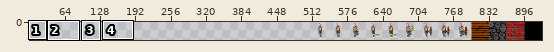
File history of a sprite sheet, spritesheet.png. Above: a wide view before the commit, with the close-up outlined.
Close-up. Before the commit:
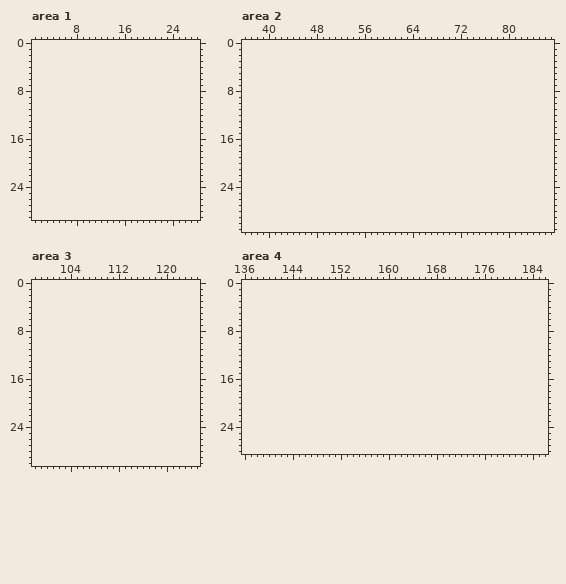
The file is 416x32 pixels. Colours within 5 levels of each other are drawn and written as one. Shown: area 1: x 1..28, y 0..29; area 2: x 36..87, y 0..31; area 3: x 98..125, y 0..30; area 4: x 136..186, y 0..28. The old version is drawn lined up with the new one, on the new canvas. The wide view leaves out empty margins. The commit also changed other parts of the picture, which this record leaves out.
Palette (. is transparent): 
Once edited:
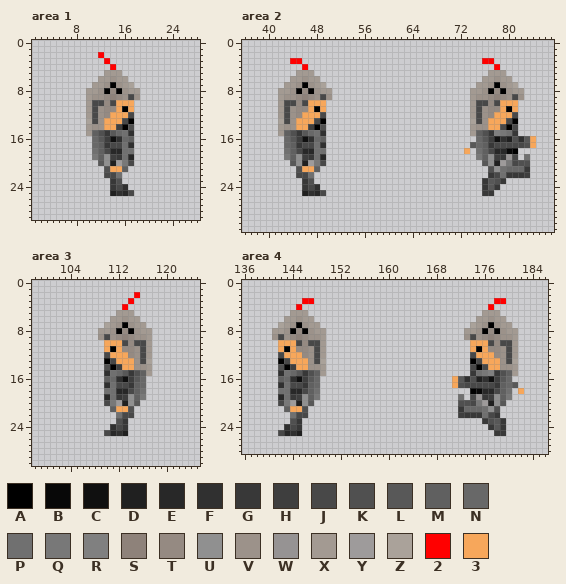
Colours new in this view: A #000000  B #080808  C #101010  D #202020  E #282828  F #303030  G #383838  H #3e3e3e  J #484848  K #505050  L #585858  M #606060  N #686868  P #707070  Q #787878  R #808080  S #8e827a  T #958a82  U #909090  V #9c928a  W #969393  X #a39a92  Y #9e9b9b  Z #aaa29a  2 #ff0000  3 #f7a75b
The edit:
canvas 416x32 -> 928x32, the old top-left corner now at 512,0
Changed rows in their new state; - is an unchanged pixel.
Area 1:
first column x 10:
 2 --2------
 3 ---2-----
 4 ----2----
 5 ---XXX---
 6 --XXVXX--
 7 -XXVAVXZ-
 8 XXVATAVXX
 9 XVVTSTVJV
10 XJJTJ333-
11 XJVTT3A3-
12 XJVT333J-
13 ZJV333JA-
14 XVV33HAK-
15 XMKGLNPF-
16 -NLHCFNM-
17 -NMGJJPF-
18 -PMJEEPP-
19 -QMUHGPE-
20 --LUDYQJ-
21 ---K33M--
22 ---JJP---
23 ----GK---
24 ----GJF--
25 ----DFEJ-
Area 2:
first column x 42:
 3 --22------------------------------22-------
 4 ----2-------------------------------2------
 5 ---XXX-----------------------------XXX-----
 6 --XXVXX---------------------------XXVXX----
 7 -XXVAVXZ-------------------------XXVAVXZ---
 8 XXVATAVXX-----------------------XXVATAVXX--
 9 XVVTSTVJV-----------------------XVVTSTVJV--
10 XJJTJ333------------------------XJJTJ333---
11 XJVTT3A3------------------------XJVTT3A3---
12 XJVT333J------------------------XJVT333J---
13 ZJV333JA------------------------ZJV333JA---
14 XVV33HAK------------------------XVV33JAJ---
15 XMKGLNPF------------------------XMKGRQPG---
16 -NLHCFNM-------------------------NLHCFDKFL3
17 -NMGJJPF------------------------LNMGJJJJJK3
18 -PMJEEPP-----------------------3-PMJEEBA---
19 -QMUHGPE-------------------------QMUHGWJ-P-
20 --LUDYQJ--------------------------LUDYQJKK-
21 ---K33M----------------------------KUPNNNG-
22 ---JJP-----------------------------GJPGGGH-
23 ----GK----------------------------GLKG-----
24 ----GJF---------------------------GLG------
25 ----DFEJ--------------------------GG-------
Area 3:
first column x 109:
 2 ------2--
 3 -----2---
 4 ----2----
 5 ---XXX---
 6 --XXVXX--
 7 -ZXVAVXX-
 8 XXVATAVXX
 9 VJVTSTVVX
10 -333JTJJX
11 -3A3TTVJX
12 -J333TVJX
13 -AJ333VJZ
14 -KAH33VVX
15 -FPNLGKMX
16 -MNFCHLN-
17 -FPJJGMN-
18 -PPEEJMP-
19 -EPGHUMQ-
20 -JQYDUL--
21 --M33K---
22 ---PJJ---
23 ---KG----
24 --FJG----
25 -JEFD----
Area 4:
first column x 141:
 3 -----22------------------------------22---
 4 ----2-------------------------------2-----
 5 ---XXX-----------------------------XXX----
 6 --XXVXX---------------------------XXVXX---
 7 -ZXVAVXX-------------------------ZXVAVXX--
 8 XXVATAVXX-----------------------XXVATAVXX-
 9 VJVTSTVVX-----------------------VJVTSTVVX-
10 -333JTJJX------------------------333JTJJX-
11 -3A3TTVJX------------------------3A3TTVJX-
12 -J333TVJX------------------------J333TVJX-
13 -AJ333VJZ------------------------AJ333VJZ-
14 -KAH33VVX------------------------JAJ33VVX-
15 -FPNLGKMX------------------------GPQRGKMX-
16 -MNFCHLN----------------------3LFKDFCHLN--
17 -FPJJGMN----------------------3KJJJJJGMNL-
18 -PPEEJMP-------------------------ABEEJMP-3
19 -EPGHUMQ-----------------------P-JWGHUMQ--
20 -JQYDUL------------------------KKJQYDUL---
21 --M33K-------------------------GNNNPUK----
22 ---PJJ-------------------------HGGGPJG----
23 ---KG------------------------------GKLG---
24 --FJG-------------------------------GLG---
25 -JEFD--------------------------------GG---
